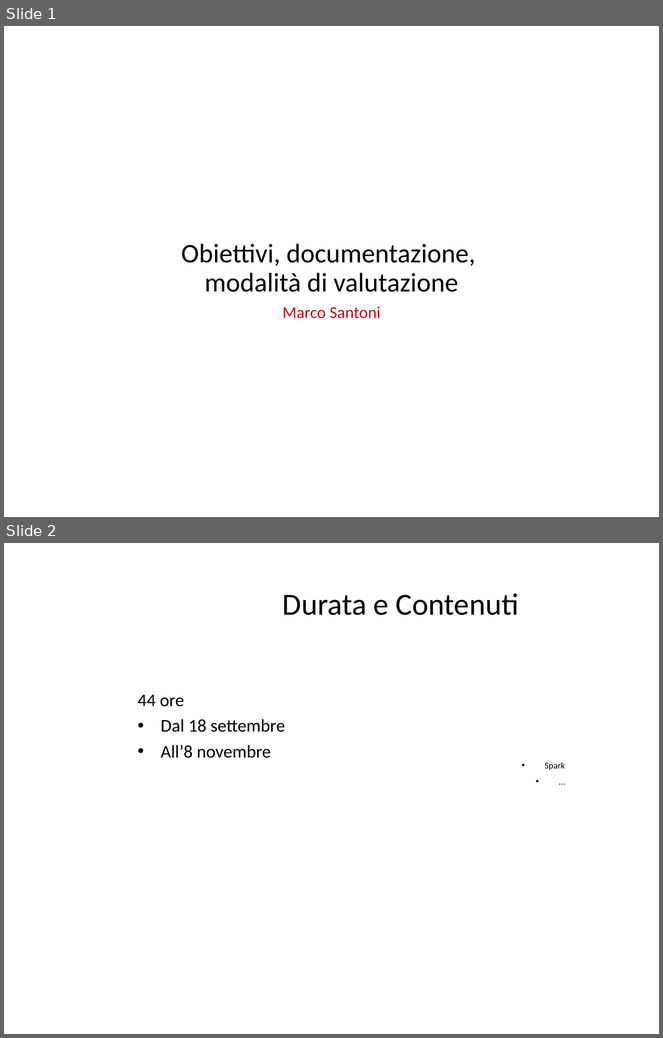
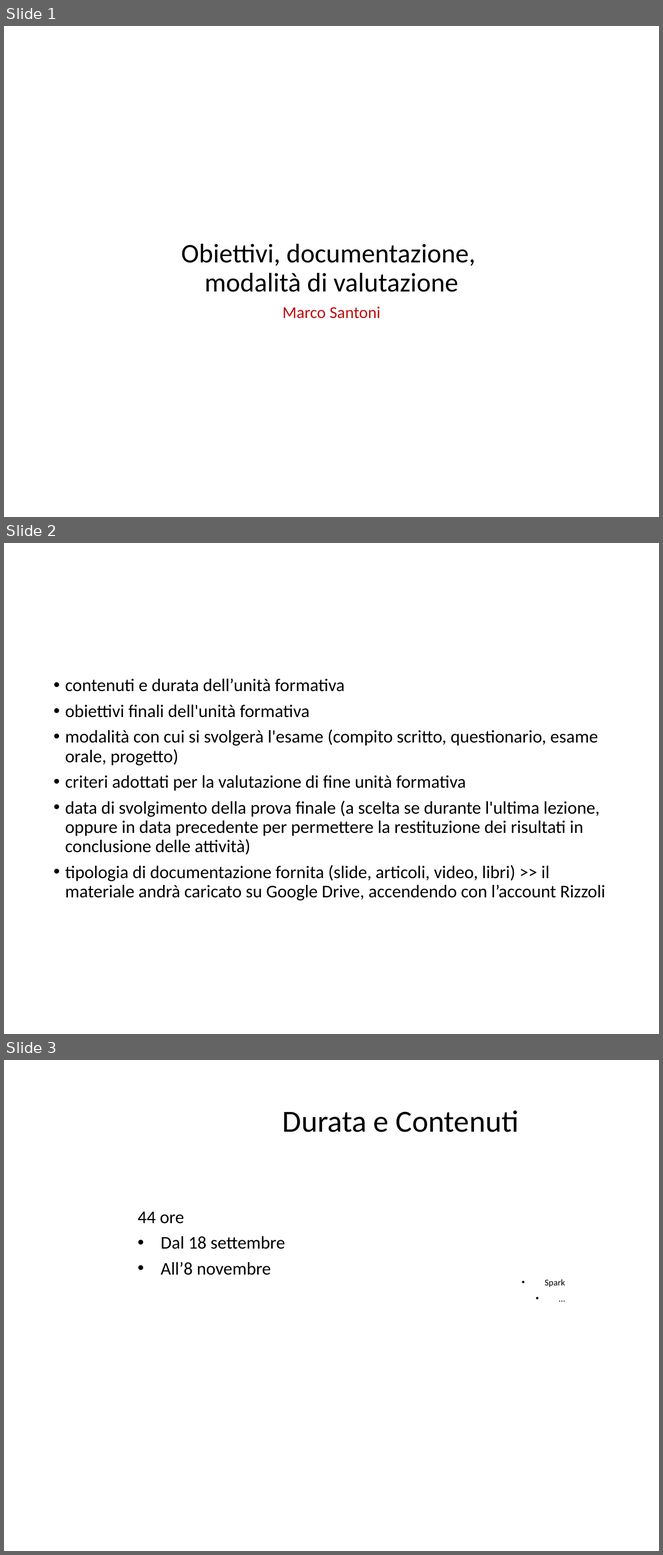
Before and after one commit to Marco-Santoni/databricks-from-scratch, a slide deck: training-spark/0_Intro.pptx. Shown one above the other, each under a label of ours: slides 1 and 2 before the commit, slides 1, 2 and 3 after it. The pictures are 663x1038 and 663x1555 pixels, drawn with LibreOffice and Linux fonts; fonts in the diff are those of the drawing; background and template pictures are left out. Boxes give left, top, right and bottom in pixels: in the first picture for what was removed or moved away, otherwise in the second. Text is boxed around its words. In the diff, an @@ line names an element or a change of style, - is before the commit and + after.

Commit message:
added list of things to do in intro

```diff
--- a/training-spark/0_Intro.pptx
+++ b/training-spark/0_Intro.pptx
@@ slide 2 added at box(4, 543, 659, 1034), background #FFFFFF @@
@@ text added at box(65, 679, 606, 901), 28 pt, text #000000 @@
+• contenuti e durata dell’unità formativa
+• obiettivi finali dell'unità formativa
+• modalità con cui si svolgerà l'esame (compito scritto, questionario, esame orale, progetto)
+• criteri adottati per la valutazione di fine unità formativa
+• data di svolgimento della prova finale (a scelta se durante l'ultima lezione, oppure in data precedente per permettere la restituzione dei risultati in conclusione delle attività)
+• tipologia di documentazione fornita (slide, articoli, video, libri) >> il materiale andrà caricato su Google Drive, accendendo con l’account Rizzoli
@@ what was slide 2 is now slide 3 @@
```
